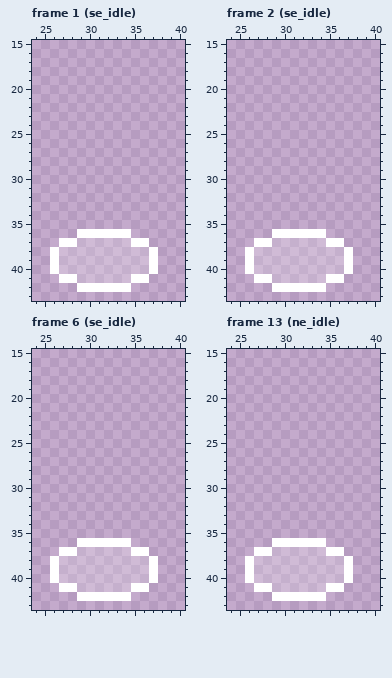
Pixel-art file -- Assets/Sprites/Enemy/Skeleton.aseprite. Above, as it was before the edit.
64x64 pixels, 80 frames. Shown: frame 1 (se_idle): x 24..40, y 15..43; frame 2 (se_idle): x 24..40, y 15..43; frame 6 (se_idle): x 24..40, y 15..43; frame 13 (ne_idle): x 24..40, y 15..43. The commit also changed other frames, which this record leaves out.
The result:
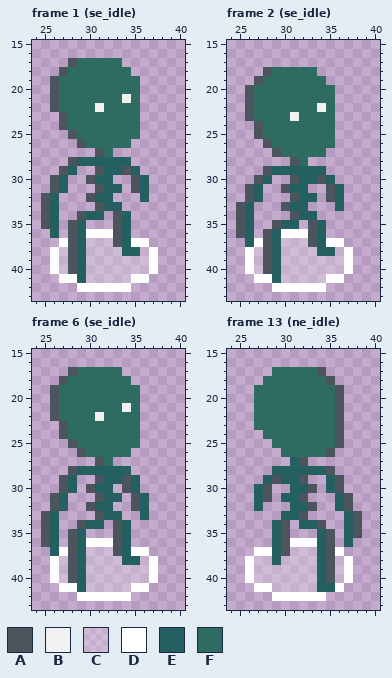
Palette (. is transparent): A #4c545e  B #f1f1f1  C #ffffff33  D #ffffff  E #24605f  F #2e6b60
Changes in this commit:
layer "Body" now shown
layer "Head" now shown
Frame 1 (se_idle), layers "Head", "Body":
y 17: x 28..33 ...... -> AFFFFF
y 18: x 27..34 ........ -> AFFFFFFF
y 19..20: x 26..35 .......... -> AFFFFFFFFF
y 21: x 26..35 .......... -> AFFFFFFFBF
y 22: x 26..35 .......... -> AFFFFBFFFF
y 23..24: x 27..35 ......... -> AFFFFFFFF
y 25: x 28..35 ........ -> AFFFFFFF
y 26: x 29..34 ...... -> AFFFFF
y 27: x 31..32 .. -> AF
y 28: x 28..34 ....... -> AEEEEEE
y 29: x 27..28 .. -> AE; x 31..35 ..... -> AEEAE
y 30: x 26..27 .. -> AE; x 30..32 ... -> AEE; x 35..36 .. -> AE
y 31: x 26..27 .. -> AE; x 31..33 ... -> AEE; x 35..36 .. -> AE
y 32: x 25..26 .. -> AE; x 30..32 ... -> AEE; x 36 . -> E
y 33: x 25..26 .. -> AE; x 31..33 ... -> AEE
y 34: x 25..26 .. -> AE; x 29..31 ... -> AEE; x 33..34 .. -> AE
y 35: x 25..26 .. -> AE; x 28..29 .. -> AE; x 33..34 .. -> AE
y 36: x 26 . -> E; x 28..29 .D -> AE; x 33..34 DD -> AE
y 37: x 28..29 DC -> AE; x 33..34 CC -> AE
y 38: x 28..29 CC -> AE; x 34..35 CC -> EE
y 39..40: x 28..29 CC -> AE
y 41: x 29 C -> E
Frame 2 (se_idle), layers "Head", "Body":
y 18: x 28..33 ...... -> AFFFFF
y 19: x 27..34 ........ -> AFFFFFFF
y 20..21: x 26..35 .......... -> AFFFFFFFFF
y 22: x 26..35 .......... -> AFFFFFFFBF
y 23: x 26..35 .......... -> AFFFFBFFFF
y 24..25: x 27..35 ......... -> AFFFFFFFF
y 26: x 28..35 ........ -> AFFFFFFF
y 27: x 29..34 ...... -> AFFFFF
y 28: x 31..32 .. -> AF
y 29: x 28..34 ....... -> AEEEEEE
y 30: x 27..28 .. -> AE; x 31..35 ..... -> AEEAE
y 31: x 26..27 .. -> AE; x 30..32 ... -> AEE; x 35..36 .. -> AE
y 32: x 26..27 .. -> AE; x 31..33 ... -> AEE; x 35..36 .. -> AE
y 33: x 25..26 .. -> AE; x 30..32 ... -> AEE; x 36 . -> E
y 34: x 25..26 .. -> AE; x 31..33 ... -> AEE
y 35: x 25..26 .. -> AE; x 29..31 ... -> AEE; x 33..34 .. -> AE
y 36: x 25..26 .. -> AE; x 28..29 .D -> AE; x 33..34 DD -> AE
y 37: x 26 . -> E; x 28..29 DC -> AE; x 33..34 CC -> AE
y 38: x 28..29 CC -> AE; x 34..35 CC -> EE
y 39..40: x 28..29 CC -> AE
y 41: x 29 C -> E
Frame 6 (se_idle), layers "Head", "Body":
y 17: x 28..33 ...... -> AFFFFF
y 18: x 27..34 ........ -> AFFFFFFF
y 19..20: x 26..35 .......... -> AFFFFFFFFF
y 21: x 26..35 .......... -> AFFFFFFFBF
y 22: x 26..35 .......... -> AFFFFBFFFF
y 23..24: x 27..35 ......... -> AFFFFFFFF
y 25: x 28..35 ........ -> AFFFFFFF
y 26: x 29..34 ...... -> AFFFFF
y 27: x 31..32 .. -> AF
y 28: x 28..34 ....... -> AEEEEEE
y 29: x 27..28 .. -> AE; x 31..35 ..... -> AEEAE
y 30: x 27..28 .. -> AE; x 30..32 ... -> AEE; x 34..35 .. -> AE
y 31: x 26..27 .. -> AE; x 31..33 ... -> AEE; x 35..36 .. -> AE
y 32: x 26..27 .. -> AE; x 30..32 ... -> AEE; x 35..36 .. -> AE
y 33: x 25..26 .. -> AE; x 31..33 ... -> AEE; x 36 . -> E
y 34: x 25..26 .. -> AE; x 29..31 ... -> AEE; x 33..34 .. -> AE
y 35: x 25..26 .. -> AE; x 28..29 .. -> AE; x 33..34 .. -> AE
y 36: x 25..26 .. -> AE; x 28..29 .D -> AE; x 33..34 DD -> AE
y 37: x 26 . -> E; x 28..29 DC -> AE; x 33..34 CC -> AE
y 38: x 28..29 CC -> AE; x 34..35 CC -> EE
y 39..40: x 28..29 CC -> AE
y 41: x 29 C -> E
Frame 13 (ne_idle), layers "Head", "Body":
y 17: x 29..34 ...... -> FFFFFA
y 18: x 28..35 ........ -> FFFFFFFA
y 19..23: x 27..36 .......... -> FFFFFFFFFA
y 24: x 28..36 ......... -> FFFFFFFFA
y 25: x 29..36 ........ -> FFFFFFFA
y 26: x 30..35 ...... -> FFFFFA
y 27: x 31..32 .. -> EA
y 28: x 29..35 ....... -> EEEEEEA
y 29: x 28..32 ..... -> EAEEA; x 35..36 .. -> EA
y 30: x 27..28 .. -> EA; x 31..33 ... -> EEA; x 35..36 .. -> EA
y 31: x 27..28 .. -> EA; x 30..32 ... -> EEA; x 36..37 .. -> EA
y 32: x 27 . -> E; x 31..33 ... -> EEA; x 36..37 .. -> EA
y 33: x 30..32 ... -> EEA; x 37..38 .. -> EA
y 34: x 29..30 .. -> EA; x 32..34 ... -> EEA; x 37..38 .. -> EA
y 35: x 29..30 .. -> EA; x 34..35 .. -> EA; x 37..38 .. -> EA
y 36: x 29..30 DD -> EA; x 34..35 D. -> EA; x 37 . -> E
y 37: x 29..30 CC -> EA; x 34..35 CD -> EA
y 38: x 29 C -> E; x 34..35 CC -> EA
y 39..40: x 34..35 CC -> EA
y 41: x 34..35 CD -> EE
Boxes around the changes in both pictures, in picture pixels (x1, y1, x2, y2):
changed: (41, 58, 149, 283)
changed: (236, 67, 344, 283)
changed: (41, 367, 149, 592)
changed: (254, 367, 362, 592)
